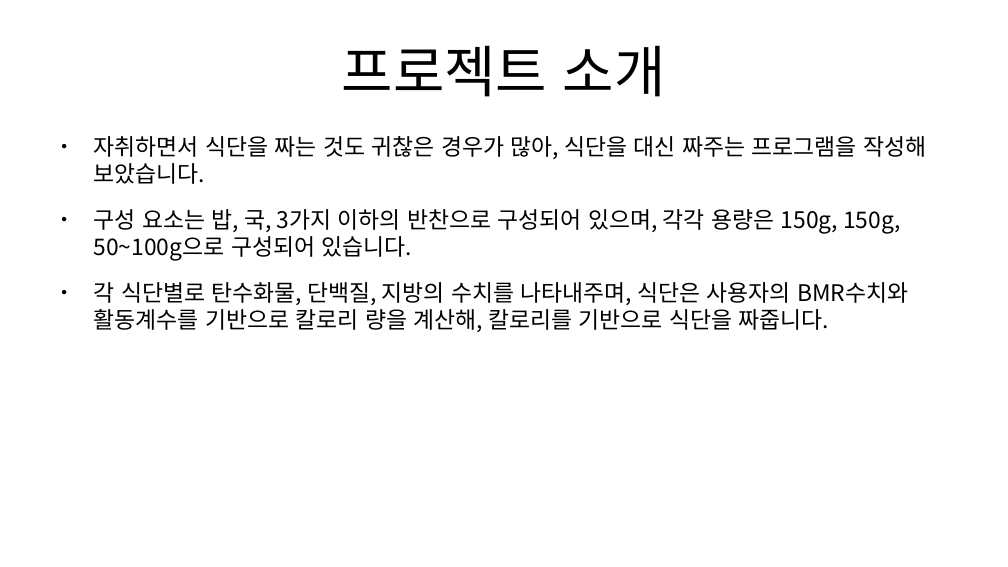
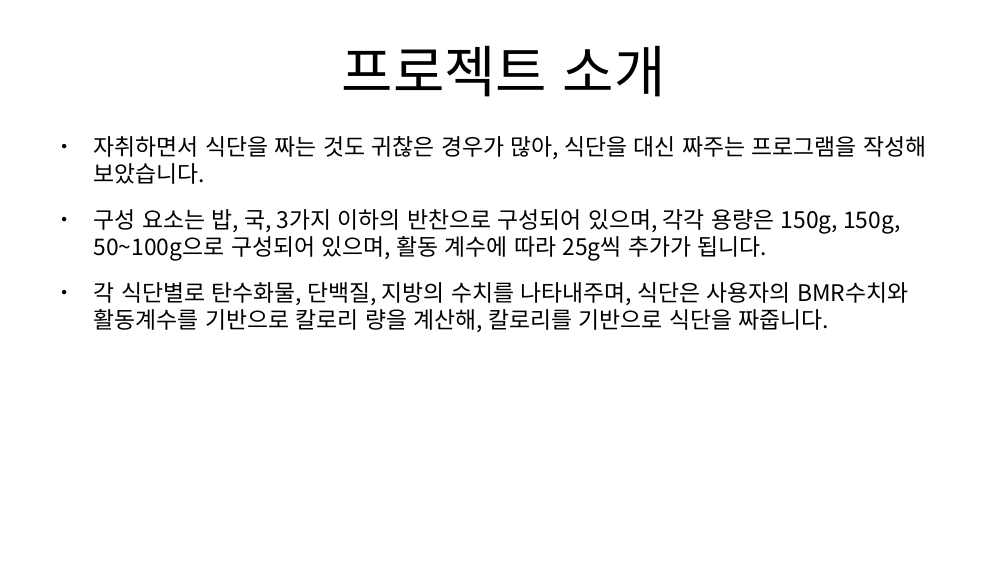
Before and after one commit to jeojw/FullStackProject, a slide deck: slide 3 of 풀스택 발표 자료.odp. Drawn at 1008x567 pixels with LibreOffice and Linux fonts; fonts in the diff are those of the drawing. Boxes give left, top, right and bottom in pixels: in the first picture for what was removed or moved away, otherwise in the second. Text is boxed around its words. In the diff, an @@ line names an element or a change of style, - is before the commit and + after.

```diff
--- a/풀스택 발표 자료.odp
+++ b/풀스택 발표 자료.odp
@@ text at bbox=[94, 209, 900, 261]: text changed @@
-● 구성 요소는 밥, 국, 3가지 이하의 반찬으로 구성되어 있으며, 각각 용량은 150g, 150g, 50~100g으로 구성되어 있습니다.
+● 구성 요소는 밥, 국, 3가지 이하의 반찬으로 구성되어 있으며, 각각 용량은 150g, 150g, 50~100g으로 구성되어 있으며, 활동 계수에 따라 25g씩 추가가 됩니다.
```
Also in this commit, not shown: 1 other slide changed, 9 slides added, 6 other files.
